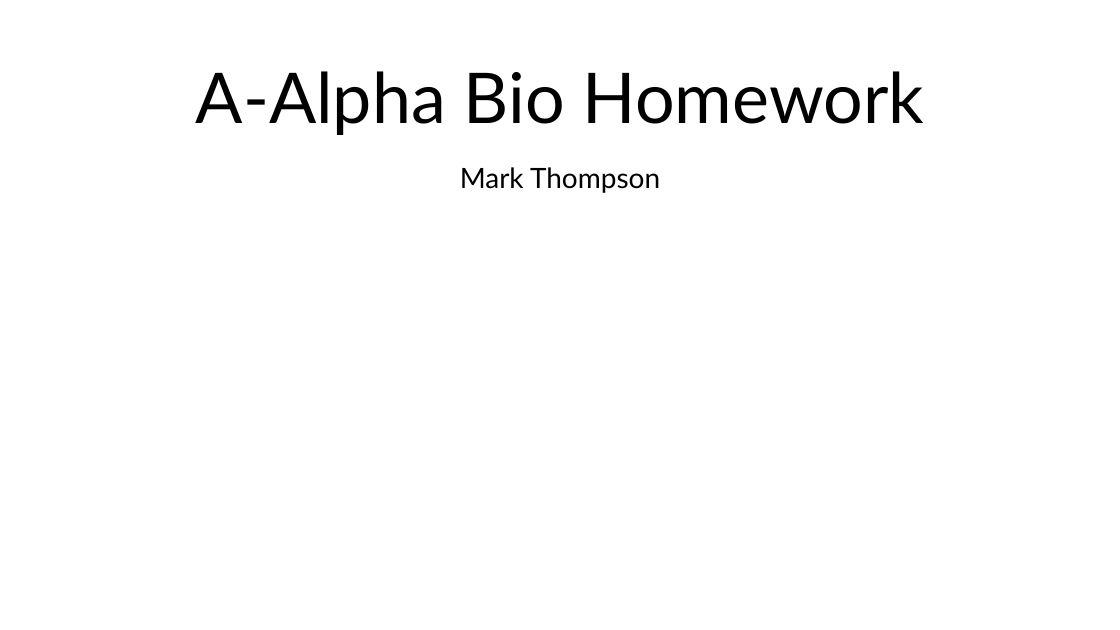
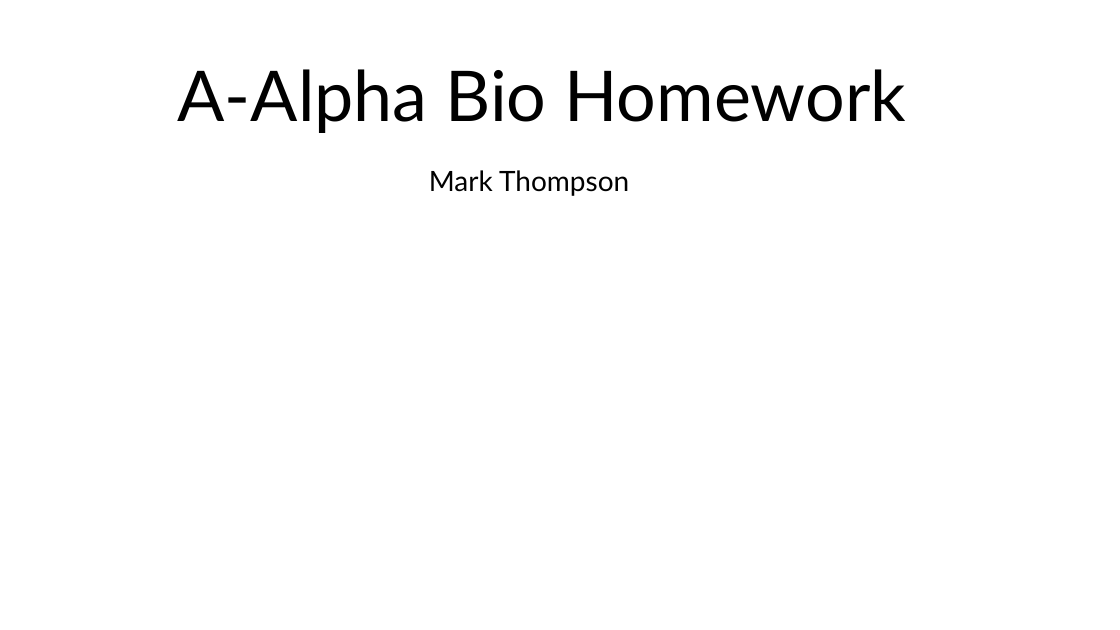
Before and after one commit to planaria158/BERT-antibody-antigen-binding-energy, a slide deck: slide 1 of Homework-aAlphaBio.pptx. Drawn at 1120x630 pixels with LibreOffice and Linux fonts; fonts in the diff are those of the drawing. Boxes give left, top, right and bottom in pixels: in the first picture for what was removed or moved away, otherwise in the second. Text is boxed around its words. In the diff, an @@ line names an element or a change of style, - is before the commit and + after.

```diff
--- a/Homework-aAlphaBio.pptx
+++ b/Homework-aAlphaBio.pptx
@@ title "A-Alpha Bio Homework": place and size @@
-title "A-Alpha Bio Homework" at (196, 71, 925, 135)
+title "A-Alpha Bio Homework" at (177, 69, 907, 133)
@@ subtitle "Mark Thompson": place and size @@
-subtitle "Mark Thompson" at (460, 167, 660, 193)
+subtitle "Mark Thompson" at (429, 170, 629, 196)
```
Also in this commit, not shown: 6 other slides changed, 4 slides added.
